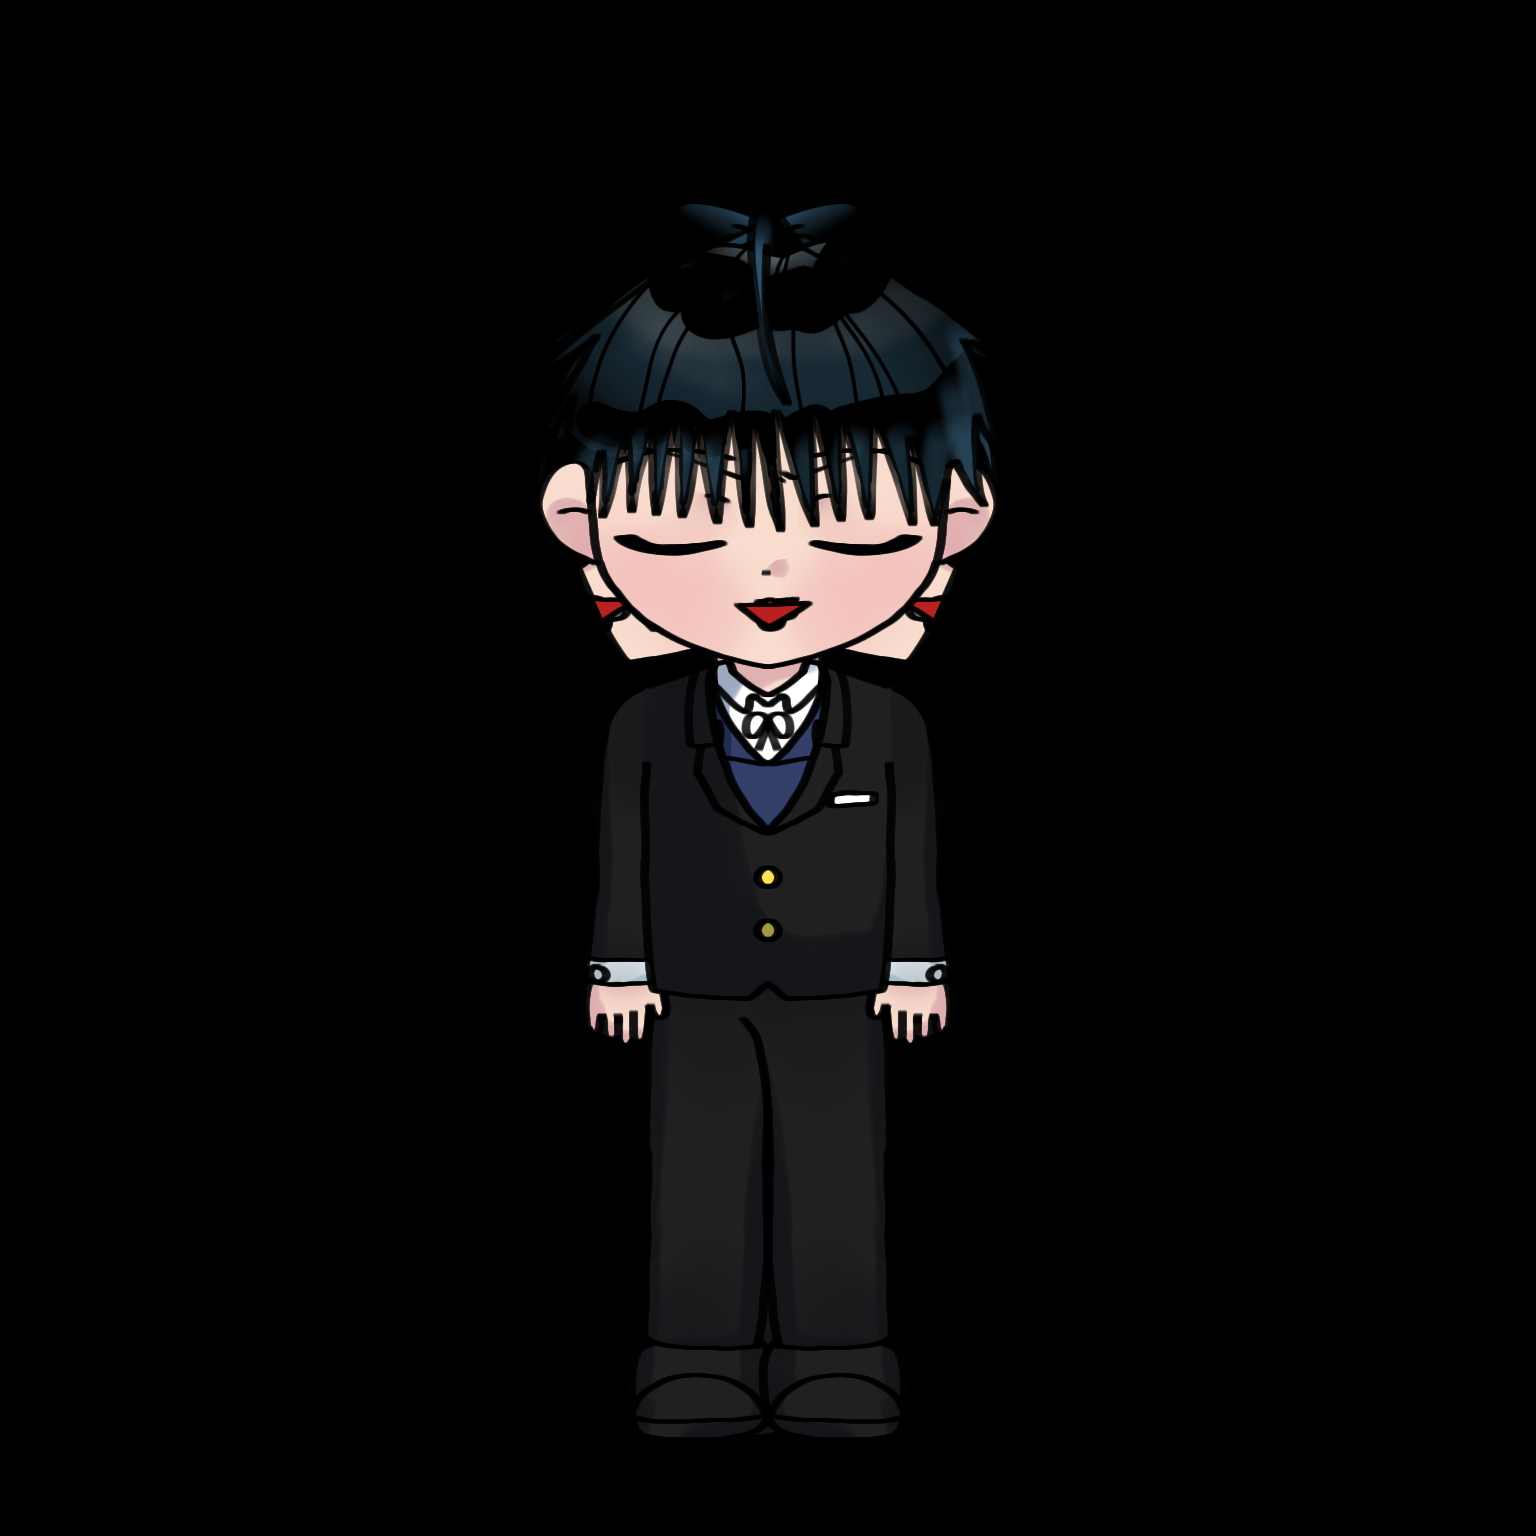
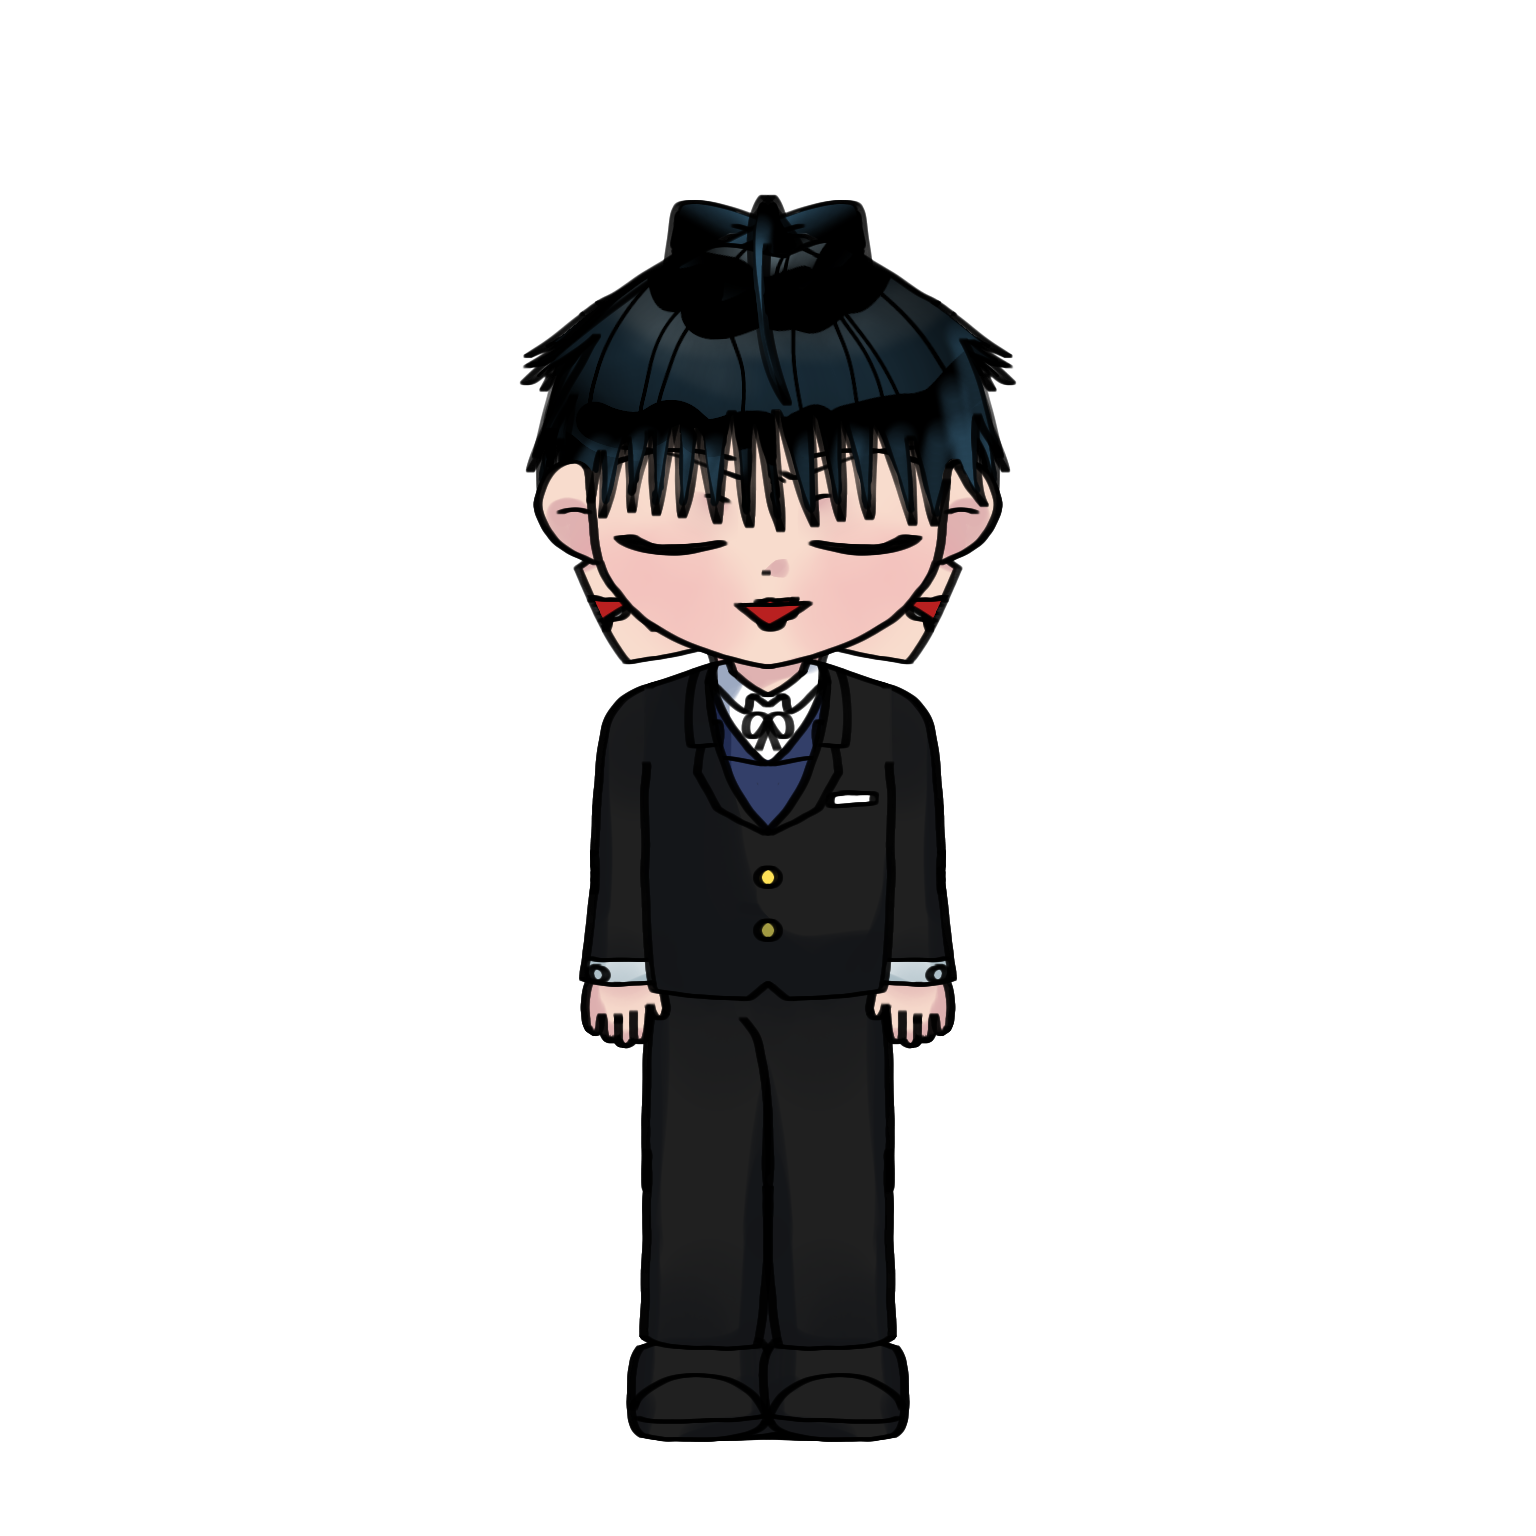
Layers edited between the first and the second 1536 x 1536 image:
pixels changed over [0, 0, 1536, 1536] (layer not identified)